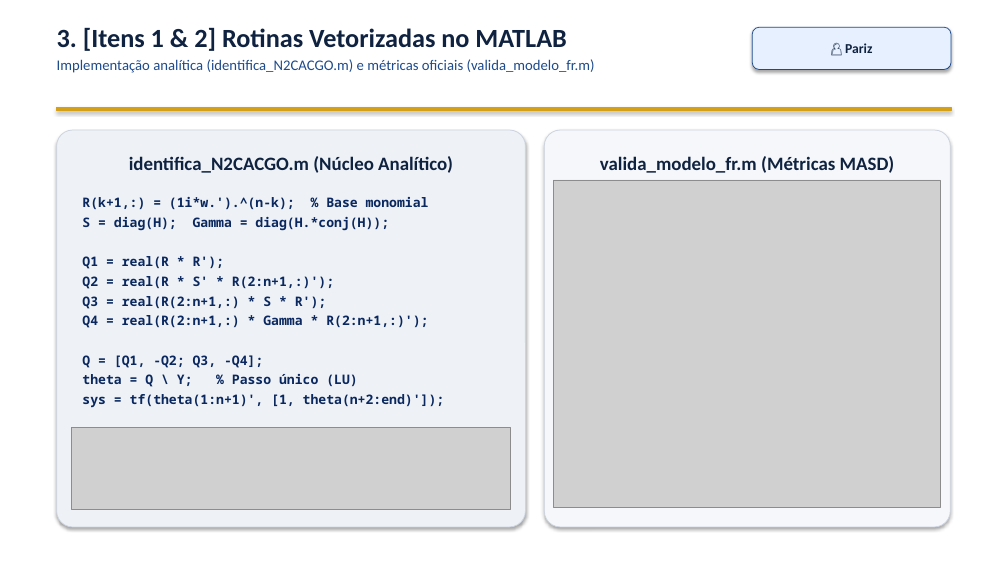
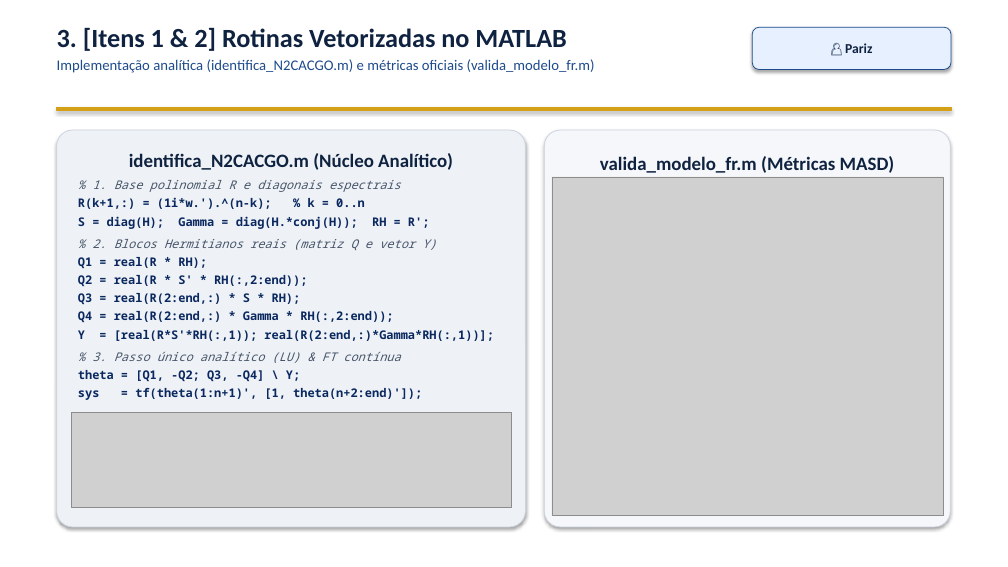
Before and after one commit to VPariz/masd-identificacao-n2cacgo, a slide deck: slide 4 of apresentacao/apresentacao_MASD_N2CACGO_IME.pptx. Drawn at 1008x567 pixels with LibreOffice and Linux fonts; fonts in the diff are those of the drawing; grey boxes stand for pictures. Boxes give left, top, right and bottom in pixels: in the first picture for what was removed or moved away, otherwise in the second. Text is boxed around its words. In the diff, an @@ line names an element or a change of style, - is before the commit and + after.

Commit message:
Revisa e aprimora Slides 4-8 (Pariz), figuras e pacote de entrega

```diff
--- a/apresentacao/apresentacao_MASD_N2CACGO_IME.pptx
+++ b/apresentacao/apresentacao_MASD_N2CACGO_IME.pptx
@@ picture resized from (x1=554, y1=180, x2=941, y2=507) to (x1=552, y1=177, x2=944, y2=516) @@
@@ text in rounded rectangle at (x1=78, y1=180, x2=494, y2=400): text changed; size 12.5 to 11.4 pt @@
-R(k+1,:) = (1i*w.').^(n-k); % Base monomial
-S = diag(H); Gamma = diag(H.*conj(H));
-Q1 = real(R * R');
-Q2 = real(R * S' * R(2:n+1,:)');
-Q3 = real(R(2:n+1,:) * S * R');
-Q4 = real(R(2:n+1,:) * Gamma * R(2:n+1,:)');
-Q = [Q1, -Q2; Q3, -Q4];
-theta = Q \ Y; % Passo único (LU)
-sys = tf(theta(1:n+1)', [1, theta(n+2:end)']);
+% 1. Base polinomial R e diagonais espectrais
+R(k+1,:) = (1i*w.').^(n-k); % k = 0..n
+S = diag(H); Gamma = diag(H.*conj(H)); RH = R';
+% 2. Blocos Hermitianos reais (matriz Q e vetor Y)
+Q1 = real(R * RH);
+Q2 = real(R * S' * RH(:,2:end));
+Q3 = real(R(2:end,:) * S * RH);
+Q4 = real(R(2:end,:) * Gamma * RH(:,2:end));
+Y = [real(R*S'*RH(:,1)); real(R(2:end,:)*Gamma*RH(:,1))];
+% 3. Passo único analítico (LU) & FT contínua
+theta = [Q1, -Q2; Q3, -Q4] \ Y;
+sys = tf(theta(1:n+1)', [1, theta(n+2:end)']);
@@ picture resized from (x1=72, y1=427, x2=510, y2=510) to (x1=71, y1=413, x2=511, y2=507) @@
```
Also in this commit, not shown: 4 other slides changed, 10 other files.
